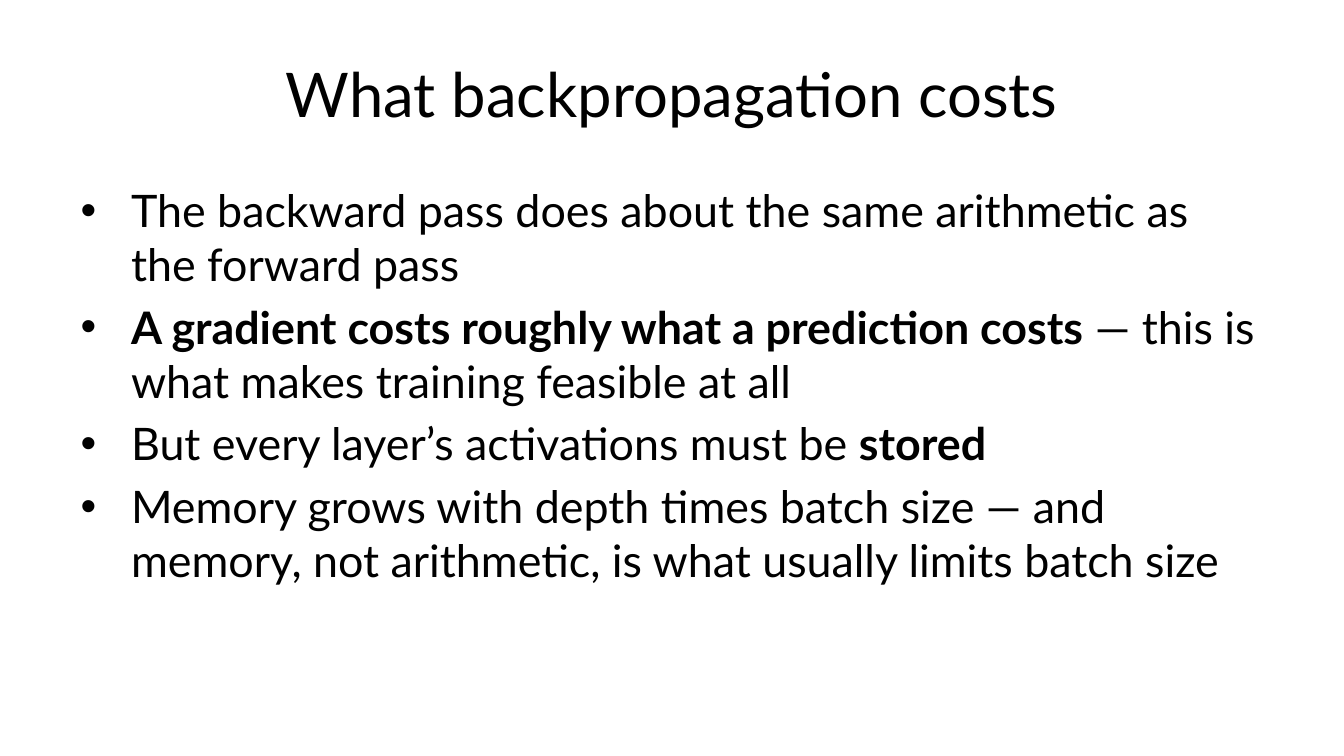
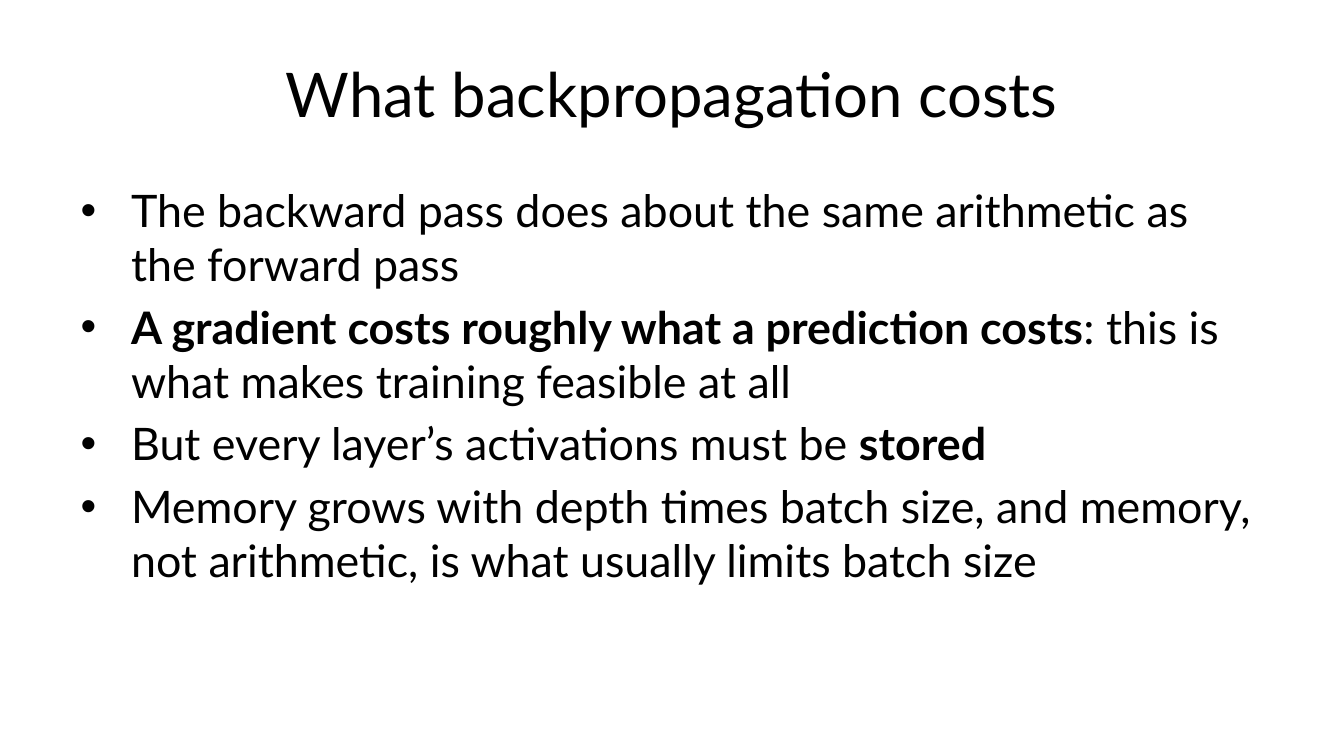
Before and after one commit to fabioantonini/technologies-for-artificial-intelligence, a slide deck: slide 37 of Lessons/09_neural_networks/Slides/neural_networks_slides.pptx. Drawn at 1344x756 pixels with LibreOffice and Linux fonts; fonts in the diff are those of the drawing; background and template pictures are left out. Boxes give left, top, right and bottom in pixels: in the first picture for what was removed or moved away, otherwise in the second. Text is boxed around its words. In the diff, an @@ line names an element or a change of style, - is before the commit and + after.

```diff
--- a/Lessons/09_neural_networks/Slides/neural_networks_slides.pptx
+++ b/Lessons/09_neural_networks/Slides/neural_networks_slides.pptx
@@ text at [131, 310, 1219, 407]: text changed @@
-• A gradient costs roughly what a prediction costs — this is what makes training feasible at all
+• A gradient costs roughly what a prediction costs: this is what makes training feasible at all
@@ text at [131, 490, 1251, 585]: text changed @@
-• Memory grows with depth times batch size — and memory, not arithmetic, is what usually limits batch size
+• Memory grows with depth times batch size, and memory, not arithmetic, is what usually limits batch size
```
Also in this commit, not shown: 24 other slides changed, 27 other files.
